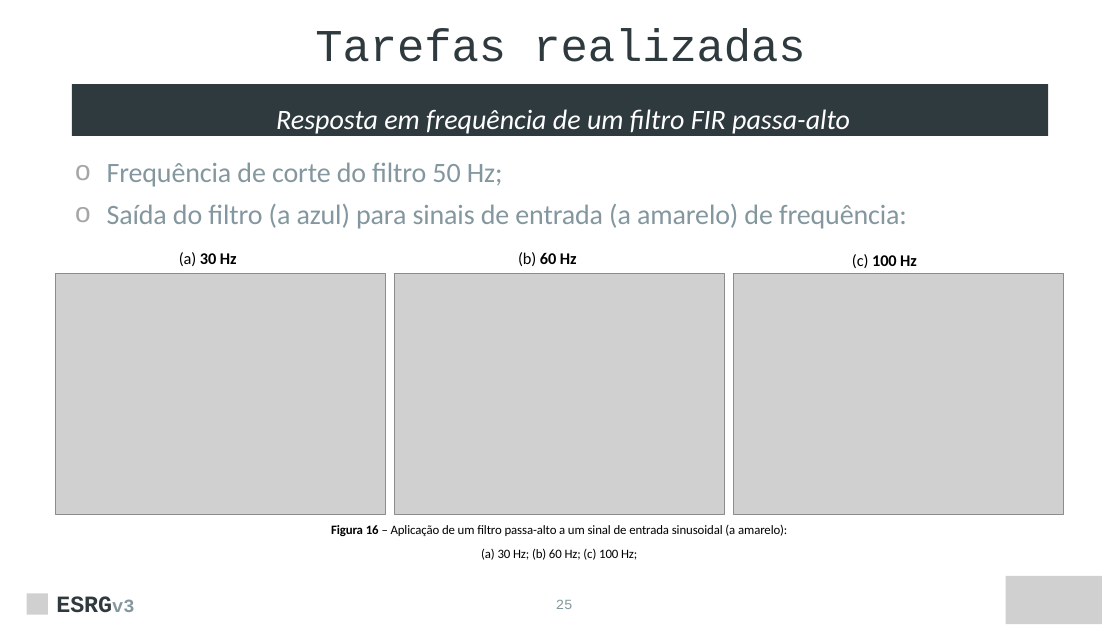
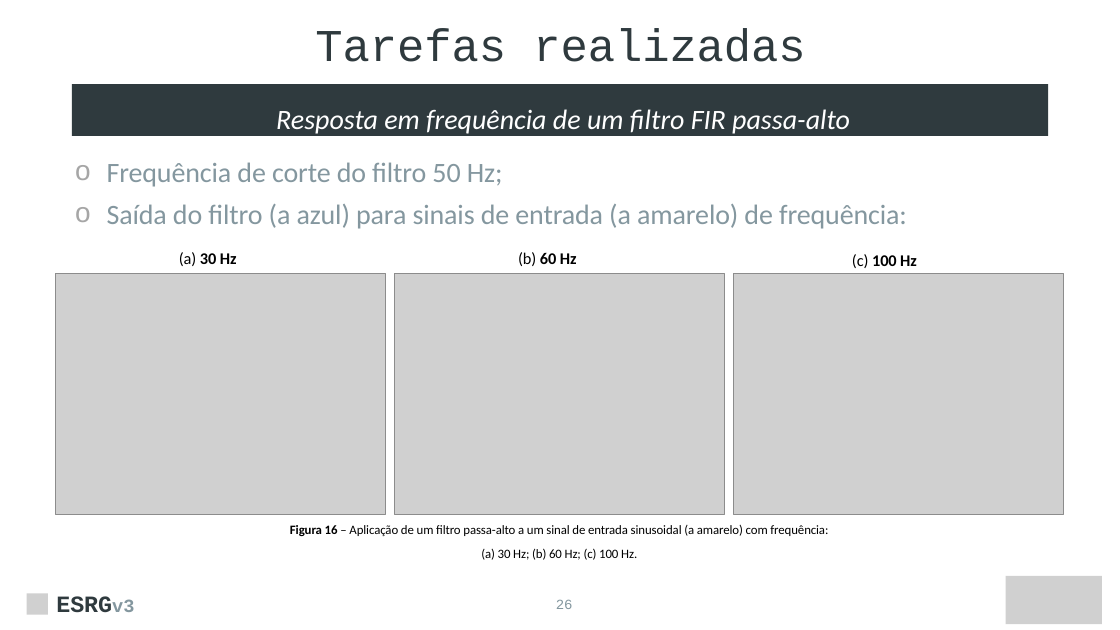
Before and after one commit to ESRGgroup9/oscilloscope_fpga, a slide deck: slide 26 of doc/presentations/first_presentation_20_4.pptx (slide 25 before the commit). Drawn at 1120x630 pixels with LibreOffice and Linux fonts; fonts in the diff are those of the drawing; grey boxes stand for pictures. Boxes give left, top, right and bottom in pixels: in the first picture for what was removed or moved away, otherwise in the second. Text is boxed around its words. In the diff, an @@ line names an element or a change of style, - is before the commit and + after.

```diff
--- a/doc/presentations/first_presentation_20_4.pptx
+++ b/doc/presentations/first_presentation_20_4.pptx
@@ text at [290, 525, 828, 560]: text changed @@
-  Figura 16 – Aplicação de um filtro passa-alto a um sinal de entrada sinusoidal (a amarelo):
-  (a) 30 Hz; (b) 60 Hz; (c) 100 Hz;
+  Figura 16 – Aplicação de um filtro passa-alto a um sinal de entrada sinusoidal (a amarelo) com frequência:
+  (a) 30 Hz; (b) 60 Hz; (c) 100 Hz.
@@ page number at [556, 599, 573, 609]: text changed @@
-25
+26
```
Also in this commit, not shown: 14 other slides changed, 1 slide added, 2 other files.
